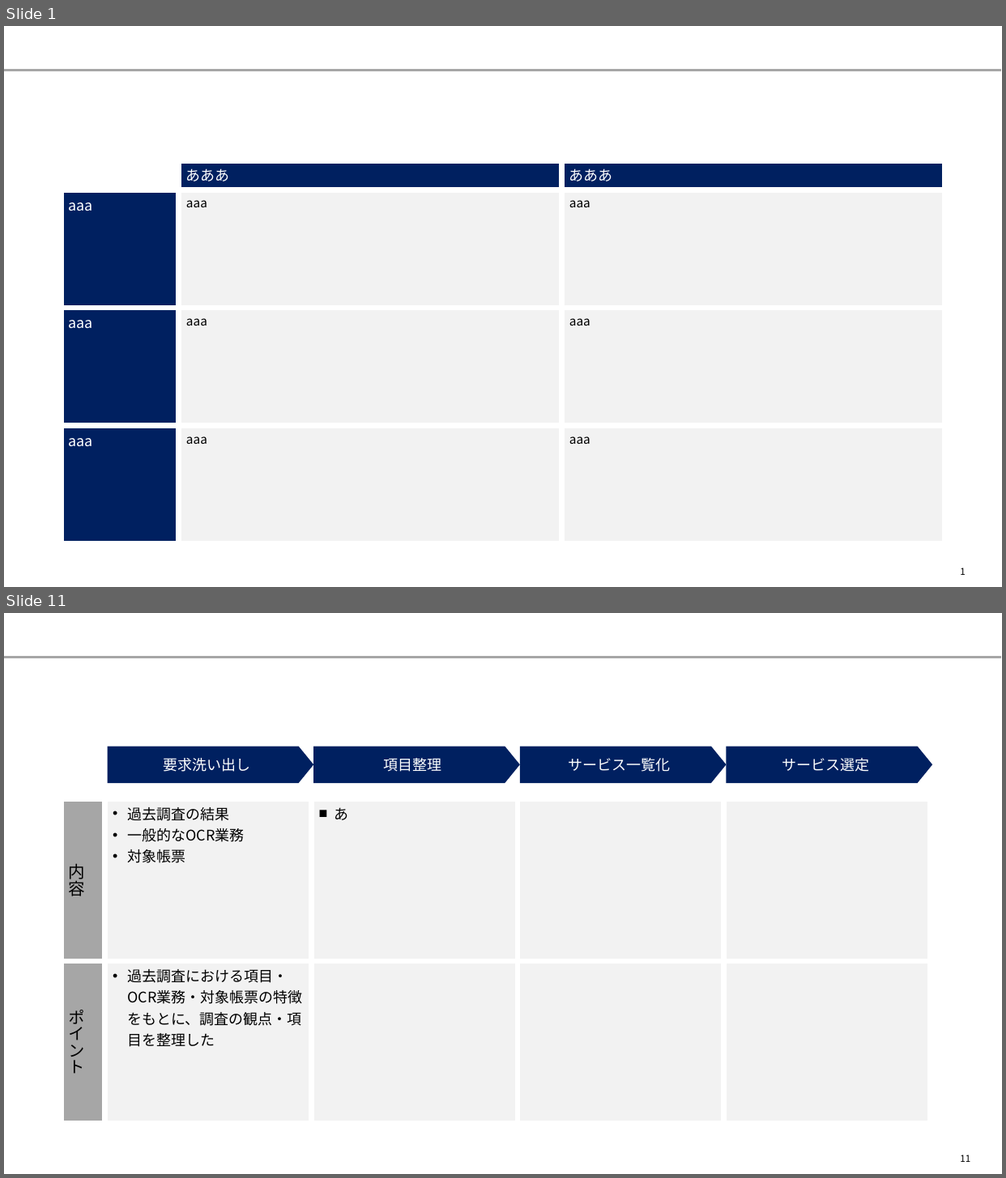
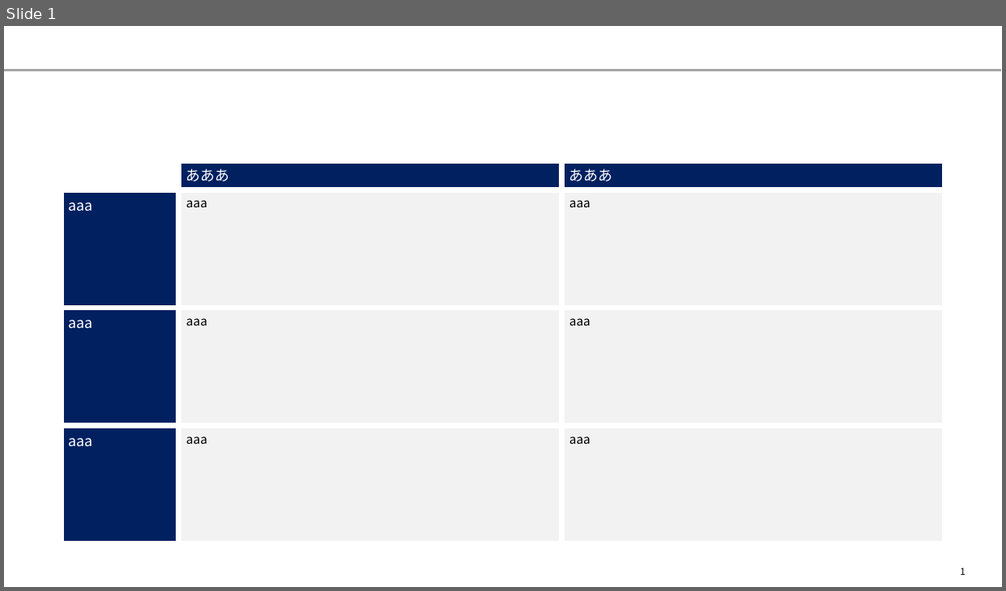
Before and after one commit to yuzucha16/dotfiles, a slide deck: office/Blank.potx. Shown one above the other, each under a label of ours: slides 1 and 11 before the commit, slide 1 after it; the slides between them are not shown. The pictures are 1006x1178 and 1006x591 pixels, drawn with LibreOffice and Linux fonts; fonts in the diff are those of the drawing. Boxes give left, top, right and bottom in pixels: in the first picture for what was removed or moved away, otherwise in the second. Text is boxed around its words. In the diff, an @@ line names an element or a change of style, - is before the commit and + after.

```diff
--- a/office/Blank.potx
+++ b/office/Blank.potx
@@ slide 11 removed at bbox=[4, 613, 1002, 1174], background #FFFFFF; not listed: 1 template element that a slide beside it also shows @@
@@ pentagon arrow removed at bbox=[108, 747, 314, 783] @@
-要求洗い出し
@@ pentagon arrow removed at bbox=[314, 747, 521, 783] @@
-項目整理
@@ pentagon arrow removed at bbox=[520, 747, 727, 783] @@
-サービス一覧化
@@ pentagon arrow removed at bbox=[727, 747, 933, 783] @@
-サービス選定
@@ table removed at bbox=[61, 799, 931, 1123], 2 rows, 5 columns @@
-内容 | 過去調査の結果 / 一般的なOCR業務 / 対象帳票 | あ |  | 
-ポイント | 過去調査における項目・OCR業務・対象帳票の特徴をもとに、調査の観点・項目を整理した |  |  | 
@@ page number removed at bbox=[960, 1155, 970, 1162] @@
-11
```
Also in this commit, not shown: 31 other slides removed, 1 other file.
